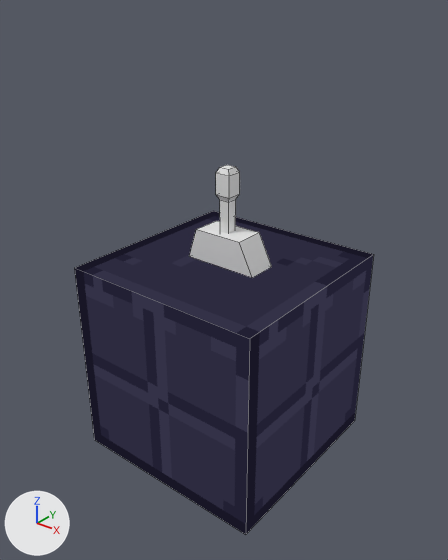
The Blender file Scenes/Terrain/Dungeon_1/Dungeon_1_tiles.blend, before and after one commit.
Rendered twice from a camera (50 mm lens) standing at (6.62, -8.39, 4.77) and looking at (0.05, -0.17, -0.33). Lighting does not change. The marker at lower left points along +X, +Y and +Z. Mesh edges are drawn as thin lines.

In view in the first picture: 'Floor_1 -col', 'LeverBase', 'LeverHandle'.
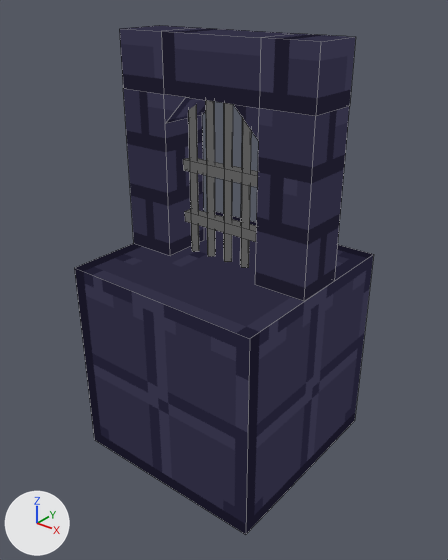
Commit message: Bar door

Where the change shows, as pixel boxes [x1, y1, x2, y2] in the pictures (448 x 560 px):
'Door_Frame -col', shown: after [119, 25, 356, 301]
'BarDoor', added: after [183, 100, 258, 267]
'LeverBase', hidden: before [189, 221, 272, 278]
'LeverHandle', hidden: before [216, 165, 240, 234]

Edits to the bpy script that builds the scene:
```text
Change img_dungeon_1_tiles_png:
    img_dungeon_1_tiles_png: load_image('Dungeon_1_tiles.png', 'Dungeon_1_tiles.png', 176, 128, 'sRGB') -> load_image('Dungeon_1_tiles.png', 'textures/Dungeon_1_tiles.png', 176, 128, 'sRGB')
Add me_cube_006:
    me_cube_006.from_pydata(...)  # 61 vertices, 57 faces; spans x -0.95..0.95, y -0.11..0.11, z 0.0..3.36
    me_cube_006.materials.append(mat_material)
Change ob_door_frame__col:
    remove ob_door_frame__col.hide_set(True)
Change ob_leverbase:
    add ob_leverbase.hide_set(True)
Change ob_leverhandle:
    add ob_leverhandle.hide_set(True)
Add ob_bardoor:
    ob_bardoor = bpy.data.objects.new('BarDoor', me_cube_006)
    ob_bardoor.location = (0.0, 0.0, 0.0)
```
